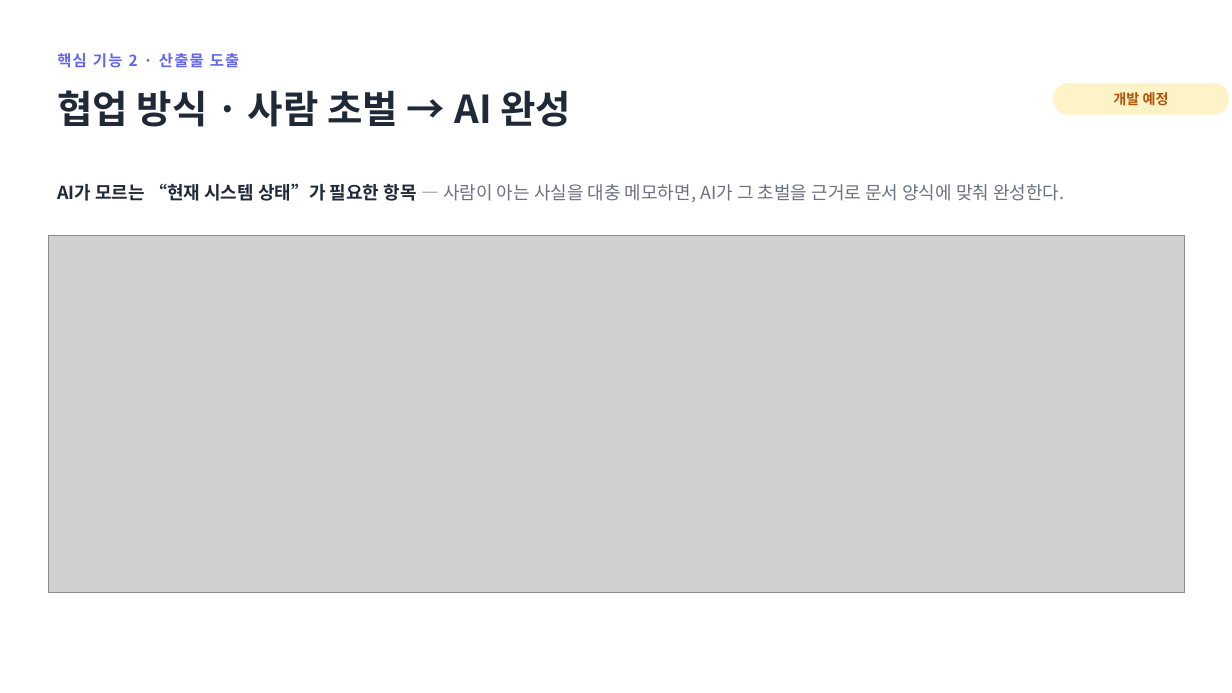
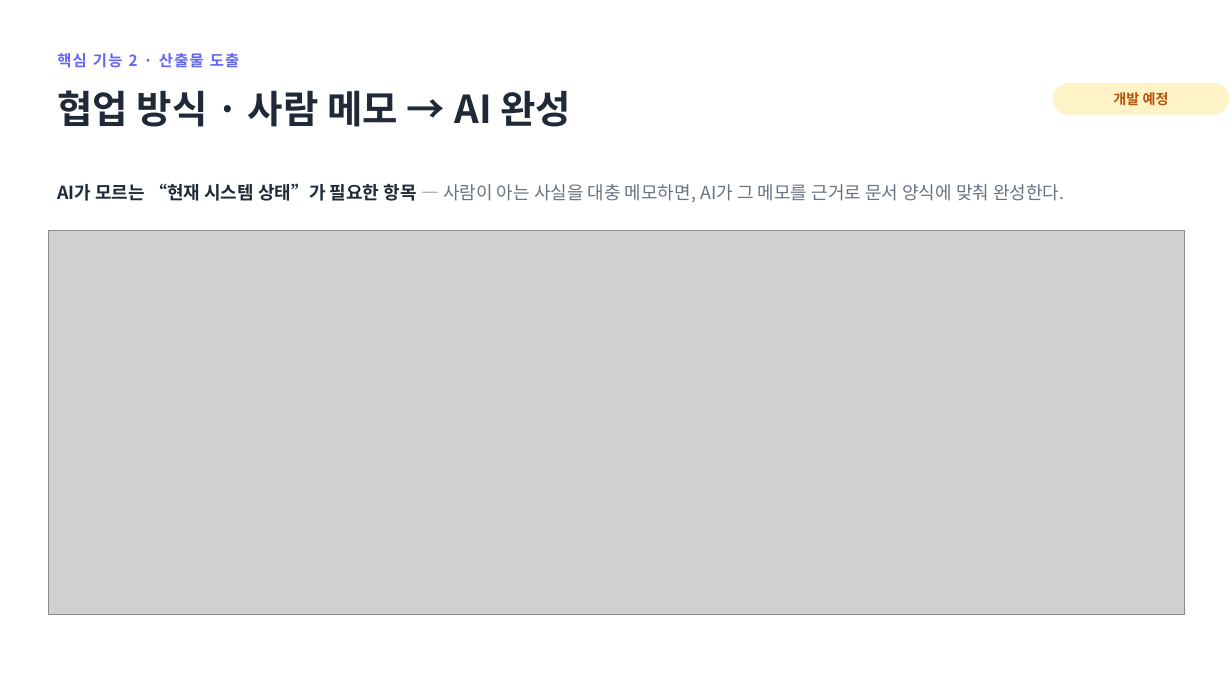
Before and after one commit to jihunhan98/semes-superrookie, a slide deck: slide 12 of docs/진행공유_요구사항자동화.pptx. Drawn at 1232x693 pixels with LibreOffice and Linux fonts; fonts in the diff are those of the drawing; grey boxes stand for pictures. Boxes give left, top, right and bottom in pixels: in the first picture for what was removed or moved away, otherwise in the second. Text is boxed around its words. In the diff, an @@ line names an element or a change of style, - is before the commit and + after.

```diff
--- a/docs/진행공유_요구사항자동화.pptx
+++ b/docs/진행공유_요구사항자동화.pptx
@@ text at [57,90,571,127]: text changed @@
-협업 방식 · 사람 초벌 → AI 완성
+협업 방식 · 사람 메모 → AI 완성
@@ text at [57,183,1065,202]: text changed @@
-AI가 모르는 “현재 시스템 상태”가 필요한 항목 — 사람이 아는 사실을 대충 메모하면, AI가 그 초벌을 근거로 문서 양식에 맞춰 완성한다.
+AI가 모르는 “현재 시스템 상태”가 필요한 항목 — 사람이 아는 사실을 대충 메모하면, AI가 그 메모를 근거로 문서 양식에 맞춰 완성한다.
@@ picture: place and size @@
-picture at [48,236,1185,593]
+picture at [48,231,1185,615]
```
Also in this commit, not shown: 1 other slide changed, 1 other file.
